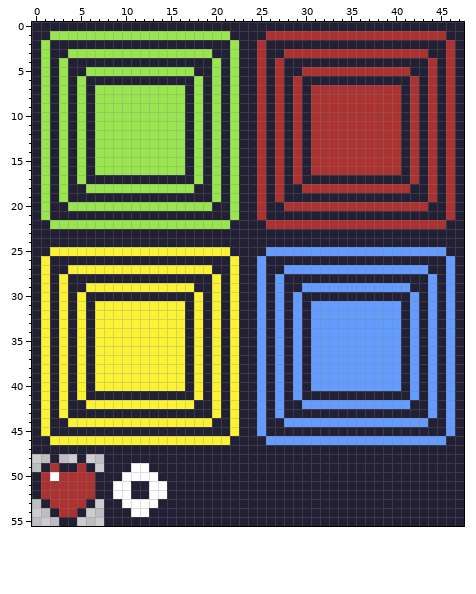
One commit to this pixel-art file: assets/Tileset1.aseprite. The picture above is the old version.
48x56 pixels, 1 frame.
New version:
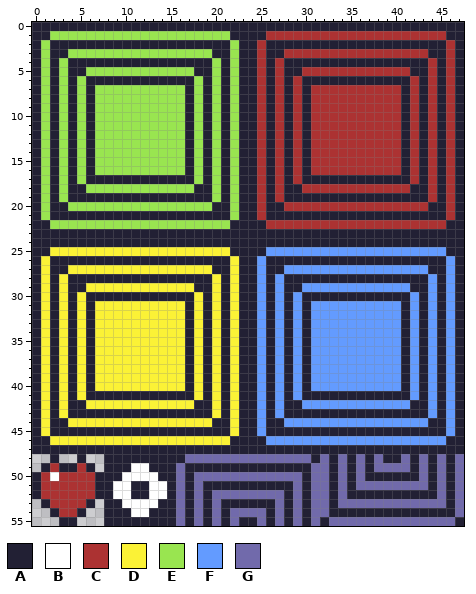
Palette (. is transparent): A #222034  B #ffffff  C #ac3232  D #fbf236  E #99e550  F #639bff  G #716aab
Changes in this commit:
Colour A becomes colour G in row 48 at x 17 to 30, 32, 34, 36, 38, 41, 43, 45 and 47; in row 49 at x 16, 31 to 32, 34, 36, 38 to 41, 43, 45 and 47; in row 50 at x 16, 18 to 29, 31 to 32, 34, 36, 43, 45 and 47; in row 51 at x 16, 18, 29, 31 to 32, 34, 36 to 43, 45 and 47; in row 52 at x 16, 18, 20 to 27, 29, 31 to 32, 34, 45 and 47; in row 53 at x 16, 18, 20, 27, 29, 31 to 32, 34 to 45 and 47.
Colour A becomes colour G in row 54 at x 16, 18, 20, 22 to 25, 27, 29, 31 to 32 and 47; in row 55 at x 16, 18, 20, 22, 25, 27, 29, 31 and 33 to 46.
Where, in picture pixels (left, top, right, bottom), the same in both pictures:
changed: (176, 454, 464, 526)
